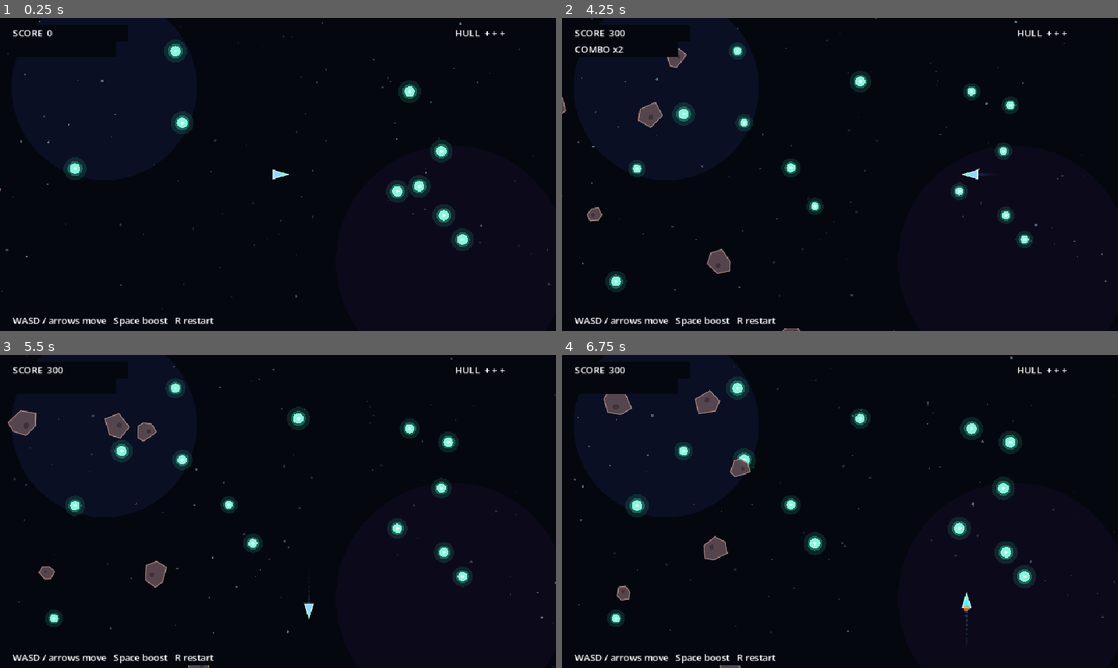
Above: before the commit, frames 1-4 (two rows, left to right).
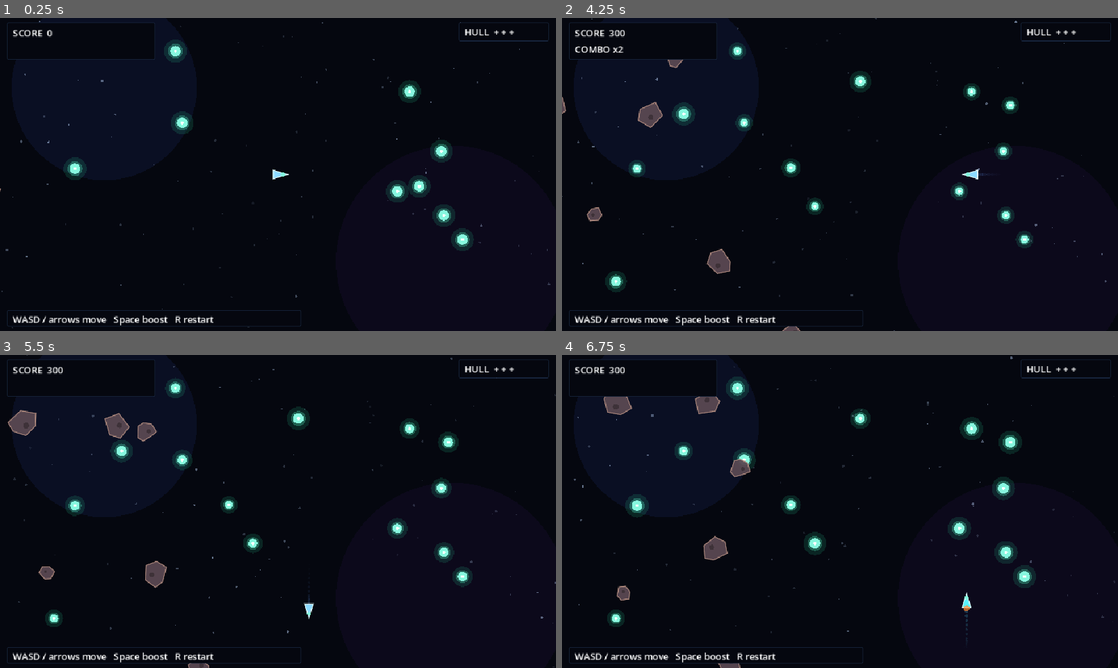
Above: after the commit, the same moments.

Repository: nomud-work/ion-drift
Game: Godot game, scene res://scenes/main.tscn
Same seed, same stepped clock (60 frames per second), same inputs: the game is played once before the commit and once after it.
Inputs:
- Up to frame 1 (0.25 s): no input
- Up to frame 2 (4.25 s): hold D (move_right) 0.53-1.28 s; tap Space (boost) every 0.75 s from 0.6 to 3.6 s; hold S (move_down) 1.28-2.03 s; hold D (move_right) 2.03-2.78 s; hold W (move_up) 2.78-3.53 s; hold A (move_left) from 3.53 s (still down)
- Up to frame 3 (5.5 s): tap Space (boost) at 4.35, 5.1 s; release A (move_left) at 5.03 s; hold S (move_down) from 5.03 s (still down)
- Up to frame 4 (6.75 s): release S (move_down) at 5.78 s; hold D (move_right) 5.78-6.53 s; tap Space (boost) at 5.85, 6.6 s; hold W (move_up) from 6.53 s (still down)

The runs differ from the first frame. In frame 1, 0.8% of the frame differs, in the area x 1-99%, y 1-100%; in frame 2, 0.9%; in frame 3, 0.8%; in frame 4, 0.9%.

Commit message:
Polish HUD into unified opaque Panel cards for Movie Maker.
SCORE+COMBO share one fixed-width card; HULL and hint get matching
bordered cards. Labels stay transparent so edges do not staircase.
Re-recorded seed-11 autopilot media.

Diff:
--- a/scenes/main.tscn
+++ b/scenes/main.tscn
@@ -6,27 +6,27 @@
 [ext_resource type="Script" path="res://scripts/hud.gd" id="4_0pobv"]
 [ext_resource type="Script" path="res://scripts/autopilot.gd" id="5_nh008"]
 
-[node name="Main" type="Node2D" unique_id=603348986]
+[node name="Main" type="Node2D" unique_id=332268269]
 script = ExtResource("1_ujkq1")
 
-[node name="World" type="Node2D" parent="." unique_id=457861639]
+[node name="World" type="Node2D" parent="." unique_id=655728906]
 
-[node name="Stars" type="Node2D" parent="World" unique_id=714506897]
+[node name="Stars" type="Node2D" parent="World" unique_id=2075538070]
 script = ExtResource("2_nwx4q")
 
-[node name="Player" type="Node2D" parent="World" unique_id=353111655]
+[node name="Player" type="Node2D" parent="World" unique_id=2087747508]
 script = ExtResource("3_t1gm4")
 
-[node name="Ions" type="Node2D" parent="World" unique_id=2104973160]
+[node name="Ions" type="Node2D" parent="World" unique_id=805271271]
 
-[node name="Debris" type="Node2D" parent="World" unique_id=469926487]
+[node name="Debris" type="Node2D" parent="World" unique_id=980710441]
 
-[node name="Fx" type="Node2D" parent="World" unique_id=1698102743]
+[node name="Fx" type="Node2D" parent="World" unique_id=1207089359]
 
-[node name="HUD" type="CanvasLayer" parent="." unique_id=1546317500]
+[node name="HUD" type="CanvasLayer" parent="." unique_id=637064624]
 script = ExtResource("4_0pobv")
 
-[node name="Root" type="Control" parent="HUD" unique_id=937051167]
+[node name="Root" type="Control" parent="HUD" unique_id=432714642]
 layout_mode = 3
 anchors_preset = 15
 anchor_right = 1.0
@@ -35,39 +35,63 @@
 grow_vertical = 2
 mouse_filter = 2
 
-[node name="Score" type="Label" parent="HUD/Root" unique_id=1972986823]
+[node name="ScorePanel" type="Panel" parent="HUD/Root" unique_id=1483219360]
 layout_mode = 0
-offset_left = 16.0
-offset_top = 12.0
-offset_right = 220.0
-offset_bottom = 40.0
-text = "SCORE  0"
+offset_left = 12.0
+offset_top = 8.0
+offset_right = 268.0
+offset_bottom = 72.0
+mouse_filter = 2
 
-[node name="Combo" type="Label" parent="HUD/Root" unique_id=440911162]
+[node name="Score" type="Label" parent="HUD/Root/ScorePanel" unique_id=922055358]
 layout_mode = 0
-offset_left = 16.0
-offset_top = 40.0
-offset_right = 200.0
-offset_bottom = 68.0
+offset_left = 10.0
+offset_top = 6.0
+offset_right = 246.0
+offset_bottom = 32.0
+text = "SCORE  0     "
+
+[node name="Combo" type="Label" parent="HUD/Root/ScorePanel" unique_id=1727524606]
+layout_mode = 0
+offset_left = 10.0
+offset_top = 34.0
+offset_right = 246.0
+offset_bottom = 58.0
 text = "            "
 
-[node name="Lives" type="Label" parent="HUD/Root" unique_id=1331845048]
+[node name="HullPanel" type="Panel" parent="HUD/Root" unique_id=1846378831]
 layout_mode = 0
-offset_left = 780.0
-offset_top = 12.0
-offset_right = 944.0
+offset_left = 792.0
+offset_top = 8.0
+offset_right = 948.0
 offset_bottom = 40.0
+mouse_filter = 2
+
+[node name="Lives" type="Label" parent="HUD/Root/HullPanel" unique_id=1094678011]
+layout_mode = 0
+offset_left = 10.0
+offset_top = 4.0
+offset_right = 146.0
+offset_bottom = 28.0
 text = "HULL  + + +"
 
-[node name="Hint" type="Label" parent="HUD/Root" unique_id=1490126483]
+[node name="HintPanel" type="Panel" parent="HUD/Root" unique_id=591497984]
 layout_mode = 0
-offset_left = 16.0
-offset_top = 508.0
-offset_right = 560.0
-offset_bottom = 536.0
+offset_left = 12.0
+offset_top = 504.0
+offset_right = 520.0
+offset_bottom = 532.0
+mouse_filter = 2
+
+[node name="Hint" type="Label" parent="HUD/Root/HintPanel" unique_id=527244337]
+layout_mode = 0
+offset_left = 10.0
+offset_top = 4.0
+offset_right = 500.0
+offset_bottom = 26.0
 text = "WASD move"
 
-[node name="Over" type="Label" parent="HUD/Root" unique_id=1620228361]
+[node name="Over" type="Label" parent="HUD/Root" unique_id=1793390121]
 visible = false
 custom_minimum_size = Vector2(480, 140)
 layout_mode = 0
@@ -77,5 +101,5 @@
 offset_bottom = 340.0
 horizontal_alignment = 1
 
-[node name="AutoPilot" type="Node" parent="." unique_id=1847362748]
+[node name="AutoPilot" type="Node" parent="." unique_id=971027088]
 script = ExtResource("5_nh008")
--- a/scripts/hud.gd
+++ b/scripts/hud.gd
@@ -1,44 +1,72 @@
 class_name GameHUD
 extends CanvasLayer
 ## ASCII-only HUD so web glyphs do not fall back to boxes.
-## Opaque Label StyleBoxFlat backgrounds prevent Movie Maker dirty-rect trails.
+## Unified opaque Panel cards prevent Movie Maker dirty-rect trails
+## without per-label staircase boxes.
 
-@onready var score_label: Label = $Root/Score
-@onready var combo_label: Label = $Root/Combo
-@onready var lives_label: Label = $Root/Lives
-@onready var hint_label: Label = $Root/Hint
+@onready var score_panel: Panel = $Root/ScorePanel
+@onready var score_label: Label = $Root/ScorePanel/Score
+@onready var combo_label: Label = $Root/ScorePanel/Combo
+@onready var hull_panel: Panel = $Root/HullPanel
+@onready var lives_label: Label = $Root/HullPanel/Lives
+@onready var hint_panel: Panel = $Root/HintPanel
+@onready var hint_label: Label = $Root/HintPanel/Hint
 @onready var over_label: Label = $Root/Over
 
 const CLEAR := Color(0.02, 0.03, 0.06, 1.0)
+const BORDER := Color(0.10, 0.16, 0.26, 1.0)
 const COMBO_BLANK := "            "  # same width as "COMBO x12 "
 
 
 func _ready() -> void:
-	_apply_opaque_panels()
+	_apply_unified_panels()
 	over_label.visible = false
 
 
-func _apply_opaque_panels() -> void:
-	for lab in [score_label, combo_label, lives_label, hint_label, over_label]:
-		var sb := StyleBoxFlat.new()
-		sb.bg_color = CLEAR
-		sb.content_margin_left = 6.0
-		sb.content_margin_right = 6.0
-		sb.content_margin_top = 2.0
-		sb.content_margin_bottom = 2.0
-		lab.add_theme_stylebox_override("normal", sb)
-		# Keep a stable draw rect so Movie Maker dirty rects fully clear.
+func _make_card_style() -> StyleBoxFlat:
+	var sb := StyleBoxFlat.new()
+	sb.bg_color = CLEAR
+	sb.border_color = BORDER
+	sb.set_border_width_all(1)
+	sb.content_margin_left = 10.0
+	sb.content_margin_right = 10.0
+	sb.content_margin_top = 4.0
+	sb.content_margin_bottom = 4.0
+	sb.corner_radius_top_left = 2
+	sb.corner_radius_top_right = 2
+	sb.corner_radius_bottom_left = 2
+	sb.corner_radius_bottom_right = 2
+	return sb
+
+
+func _apply_unified_panels() -> void:
+	# One opaque card per region; labels stay transparent so edges align.
+	var card := _make_card_style()
+	for panel in [score_panel, hull_panel, hint_panel]:
+		panel.add_theme_stylebox_override("panel", card)
+		panel.mouse_filter = Control.MOUSE_FILTER_IGNORE
+	for lab in [score_label, combo_label, lives_label, hint_label]:
+		lab.remove_theme_stylebox_override("normal")
 		lab.clip_text = false
+		lab.mouse_filter = Control.MOUSE_FILTER_IGNORE
+	# Game-over stays a single opaque StyleBoxFlat card (centered).
+	var sb := _make_card_style()
+	sb.content_margin_left = 16.0
+	sb.content_margin_right = 16.0
+	sb.content_margin_top = 12.0
+	sb.content_margin_bottom = 12.0
+	over_label.add_theme_stylebox_override("normal", sb)
+	over_label.clip_text = false
 
 
 func set_score(v: int) -> void:
-	# Fixed-ish width padding so digit growth does not leave trails.
+	# Fixed-width padding so digit growth does not leave trails.
 	score_label.text = "SCORE  %-6d" % v
 
 
 func set_combo(c: int) -> void:
-	# Always paint a fixed-width string (spaces when idle) so the StyleBox
-	# rect stays constant and Movie Maker never stacks digit remnants.
+	# Always paint a fixed-width string (spaces when idle) so the panel
+	# content stays stable and Movie Maker never stacks digit remnants.
 	if c <= 1:
 		combo_label.text = COMBO_BLANK
 	else:
Binary file changed: media/cover.png
Binary file changed: media/gameplay.webp
Binary file changed: media/how-it-works.png
Binary file changed: media/results.png
Binary file changed: media/screenshot-busy.png
Binary file changed: media/screenshot-combo.png
Binary file changed: media/screenshot-scoop.png
Not shown, changed: media/gameplay.mp4
